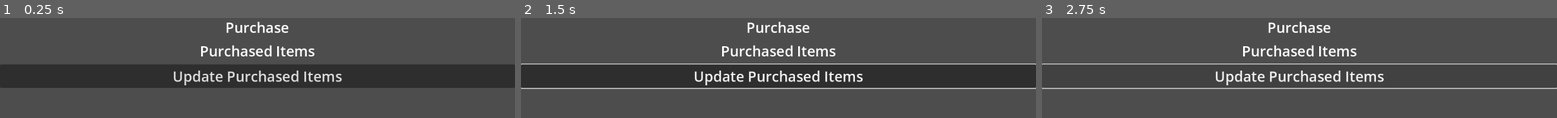
Above: before the commit, frames 1-3 (left to right).
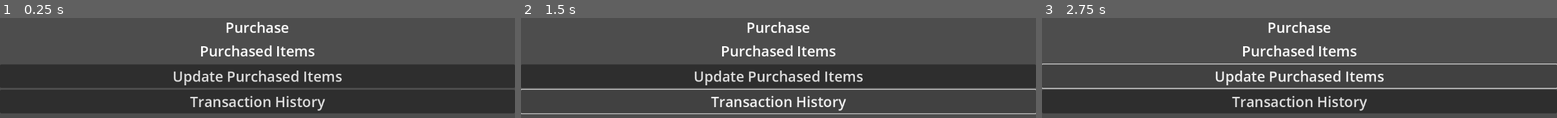
Above: after the commit, the same moments.

Repository: hrk4649/godot_ios_plugin_iap
Game: Godot game, scene res://main.tscn
Two runs of this game, one before a commit and one after it. Both use one fixed random seed, a clock stepped at 60 frames per second and the inputs below.
Inputs (mouse positions are in pixels of both pictures, inside the frame that each line leads up to):
- Up to frame 1 (0.25 s): no input
- Up to frame 2 (1.5 s): click "Update Purchased Items" at 0.5 s; click (778, 102) at 1.25 s, where only the run after the commit has a clickable "Transaction History"
- Up to frame 3 (2.75 s): click "Update Purchased Items" at 2 s

The runs differ from the first frame. In frame 1, 23% of the frame differs, in the area x 0-100%, y 71-95%; in frame 2, 4.4%; in frame 3, 23%.

Commit message:
add transactionAll

Diff:
--- a/iap-sample-project/main.gd
+++ b/iap-sample-project/main.gd
@@ -77,5 +77,9 @@
 
 func _on_button_purchased_item_pressed() -> void:
 	if singleton:
-		#print(singleton.request("purchasedProducts", {}))
-		print(singleton.request("entitlements", {}))
+		print(singleton.request("transactionCurrentEntitlements", {}))
+
+
+func _on_button_transaction_history_pressed() -> void:
+	if singleton:
+		print(singleton.request("transactionAll", {}))
--- a/iap-sample-project/main.tscn
+++ b/iap-sample-project/main.tscn
@@ -45,4 +45,10 @@
 theme_override_font_sizes/font_size = 32
 text = "Update Purchased Items"
 
+[node name="ButtonTransactionHistory" type="Button" parent="VBoxContainer"]
+layout_mode = 2
+theme_override_font_sizes/font_size = 32
+text = "Transaction History"
+
 [connection signal="pressed" from="VBoxContainer/ButtonPurchasedItem" to="." method="_on_button_purchased_item_pressed"]
+[connection signal="pressed" from="VBoxContainer/ButtonTransactionHistory" to="." method="_on_button_transaction_history_pressed"]
Not shown, changed: godot_ios_plugin_iap/godot_plugin/SwiftClass.swift
